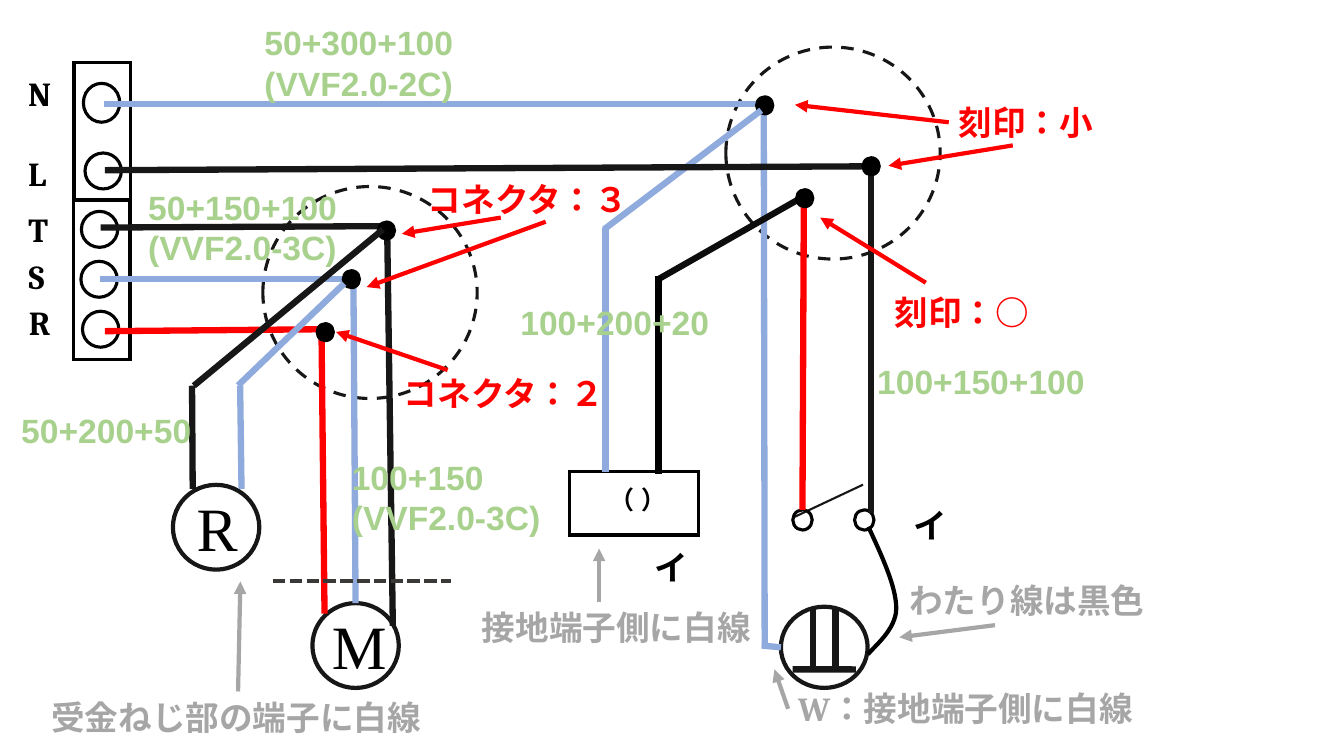
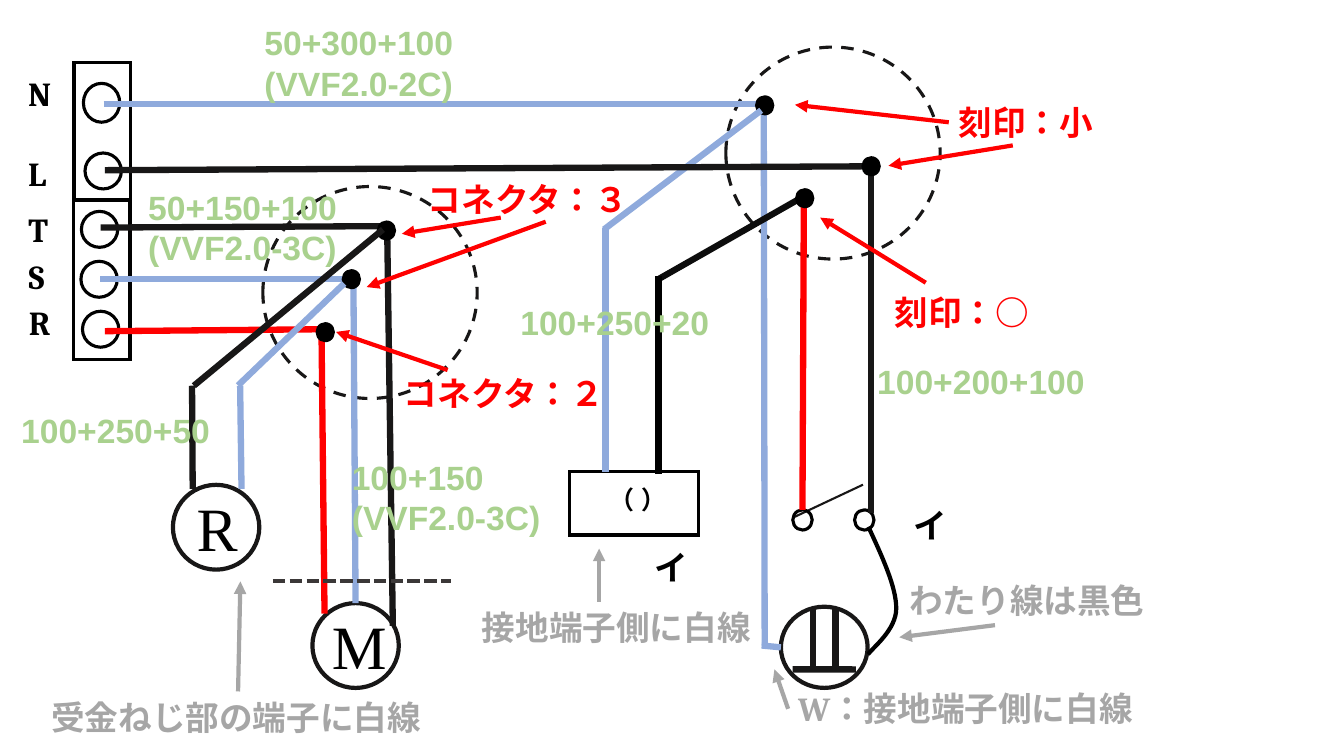
Before and after one commit to nishizumi-lab/sample, a slide deck: slide 8 of algorithm/electricity/03_denki-koujishi/01_kakomon/R1_1/02_jitsugi/q04/a04.pptx. Drawn at 1344x756 pixels with LibreOffice and Linux fonts; fonts in the diff are those of the drawing. Boxes give left, top, right and bottom in pixels: in the first picture for what was removed or moved away, otherwise in the second. Text is boxed around its words. In the diff, an @@ line names an element or a change of style, - is before the commit and + after.

```diff
--- a/algorithm/electricity/03_denki-koujishi/01_kakomon/R1_1/02_jitsugi/q04/a04.pptx
+++ b/algorithm/electricity/03_denki-koujishi/01_kakomon/R1_1/02_jitsugi/q04/a04.pptx
@@ text at (520,308,709,342): text changed @@
-100+200+20
+100+250+20
@@ text at (877,370,1084,394): text changed @@
-100+150+100
+100+200+100
@@ text at (21,416,210,450): text changed @@
-50+200+50
+100+250+50
```
Also in this commit, not shown: 18 other files.
